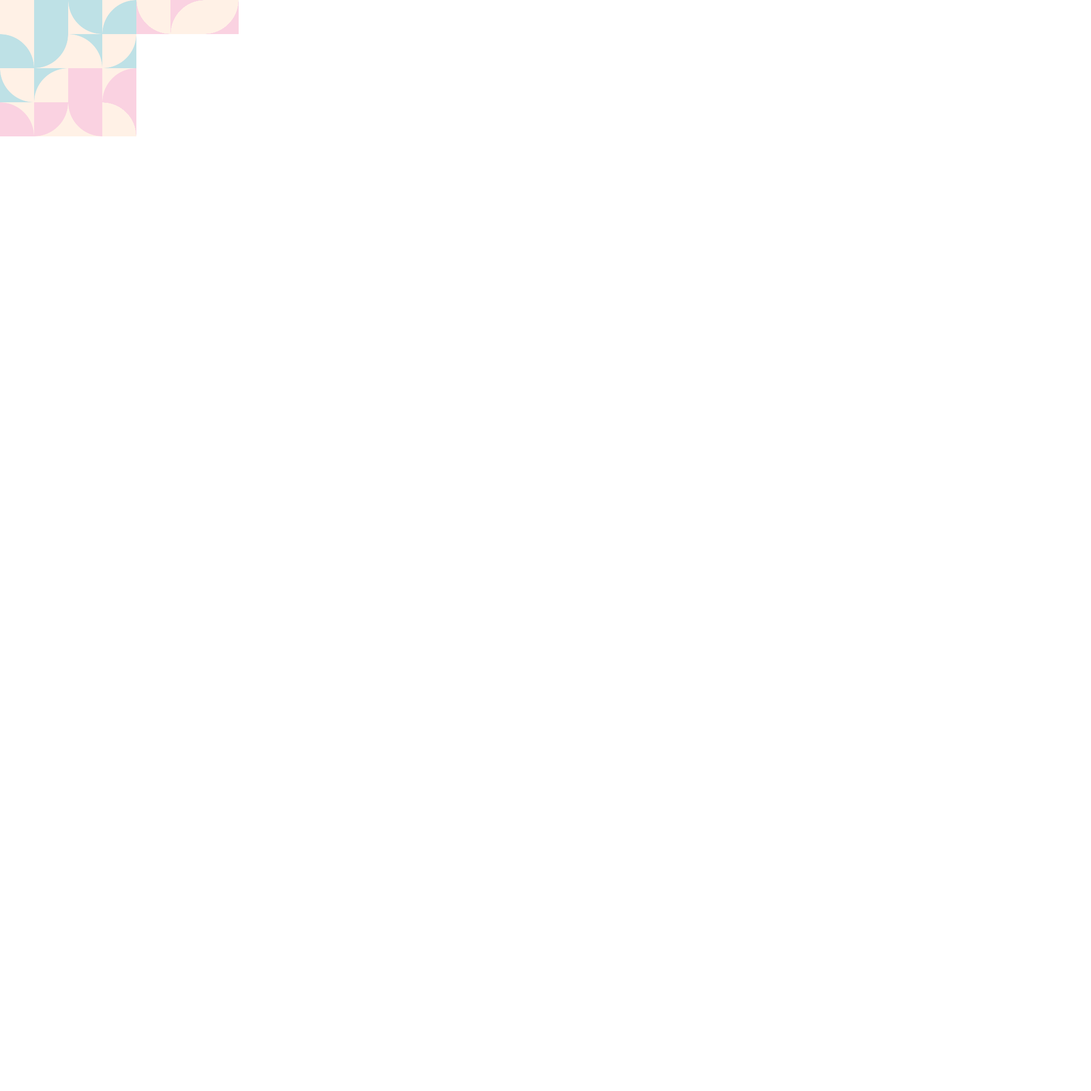
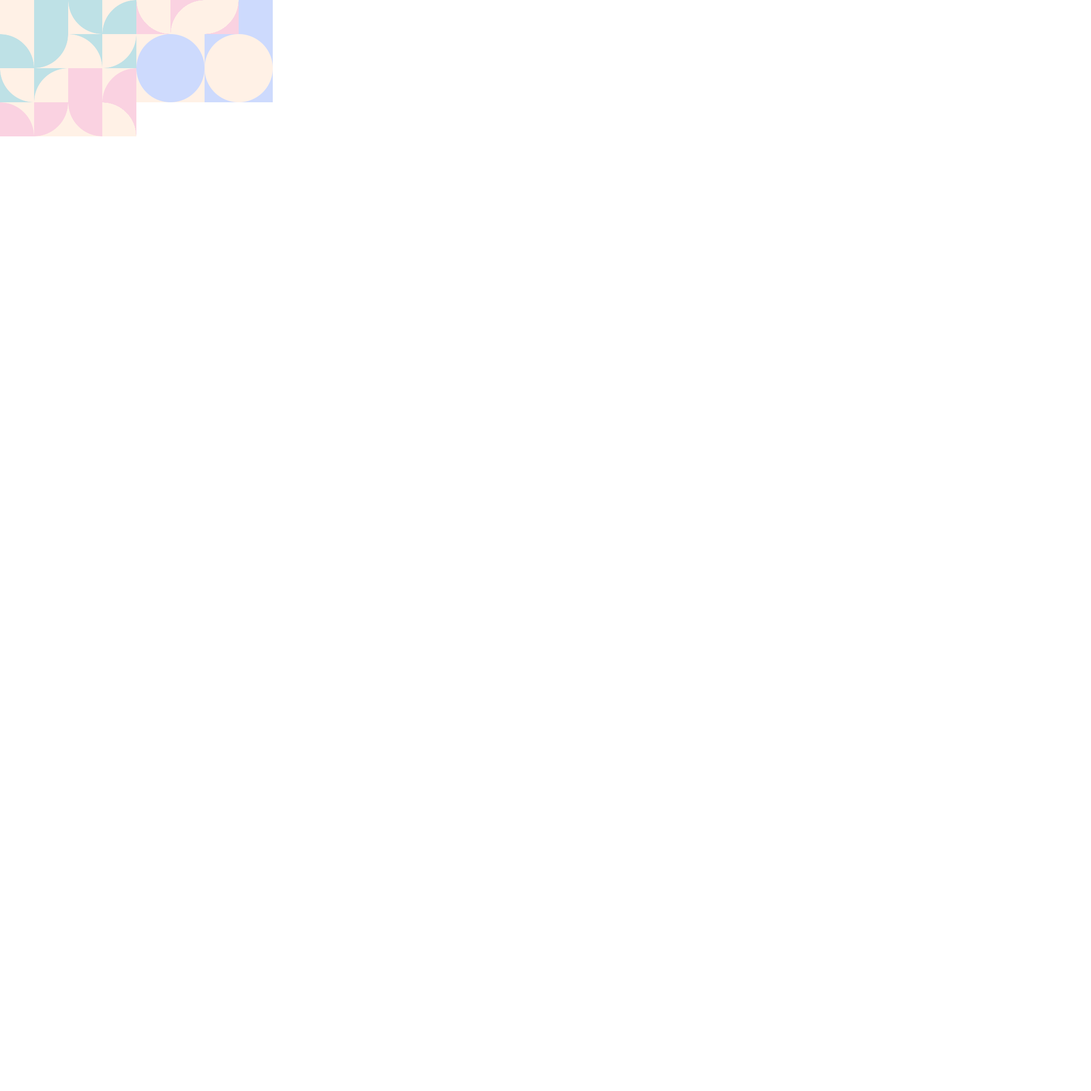
Before/after of a w=1091, h=1091 layered artwork. What changed in the layer stack:
painted on "Background" over [136, 0, 273, 103]
